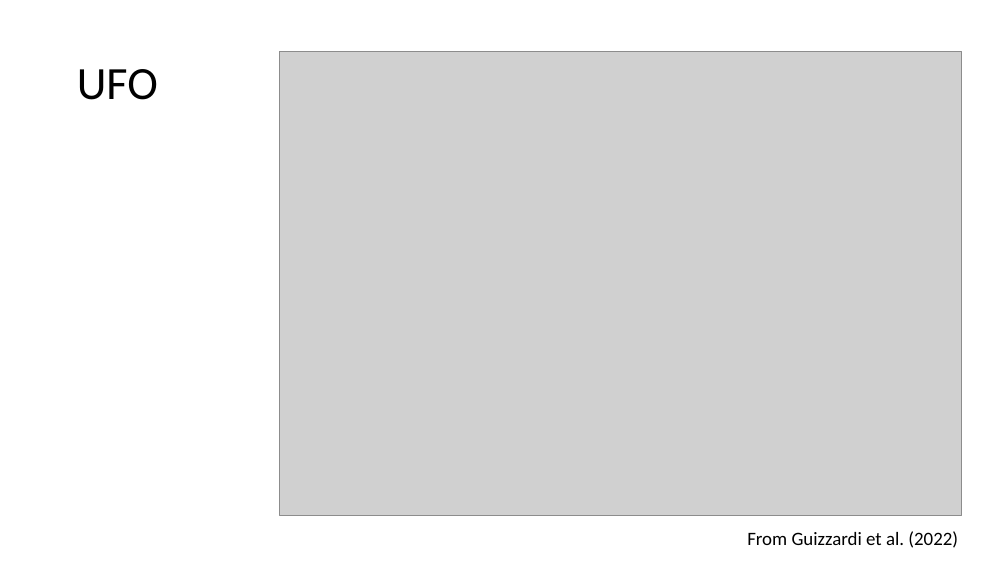
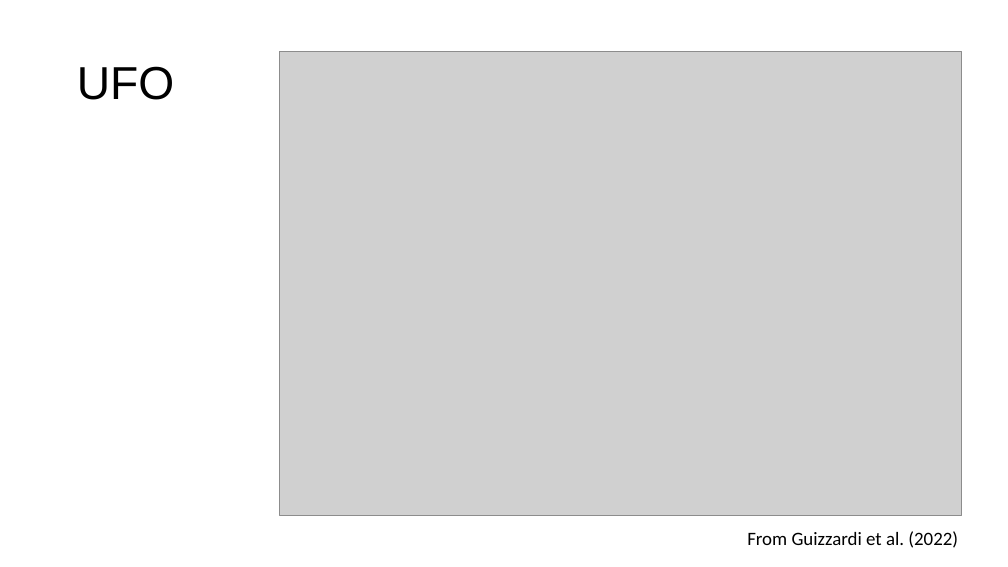
Before and after one commit to gioUbbiali/Sustainability-Core-Ontology, a slide deck: slide 4 of SCO/working materials/Slide deck - SCO-UFO aligment.pptx. Drawn at 1008x567 pixels with LibreOffice and Linux fonts; fonts in the diff are those of the drawing; grey boxes stand for pictures. Boxes give left, top, right and bottom in pixels: in the first picture for what was removed or moved away, otherwise in the second. Text is boxed around its words. In the diff, an @@ line names an element or a change of style, - is before the commit and + after.

```diff
--- a/SCO/working materials/Slide deck - SCO-UFO aligment.pptx
+++ b/SCO/working materials/Slide deck - SCO-UFO aligment.pptx
@@ title "UFO" at box(77, 66, 174, 100): font Calibri to Arial @@
```
Also in this commit, not shown: 8 other slides changed, 2 slides added, 2 other files.
